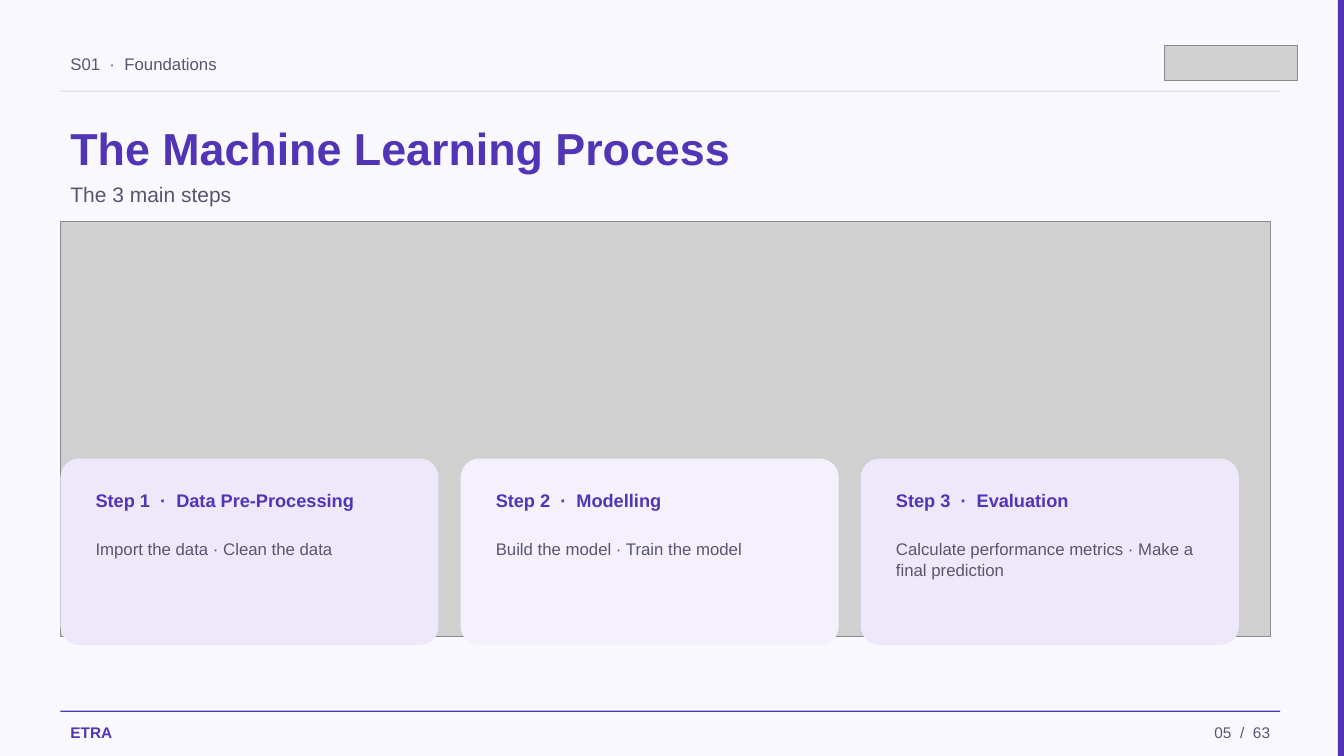
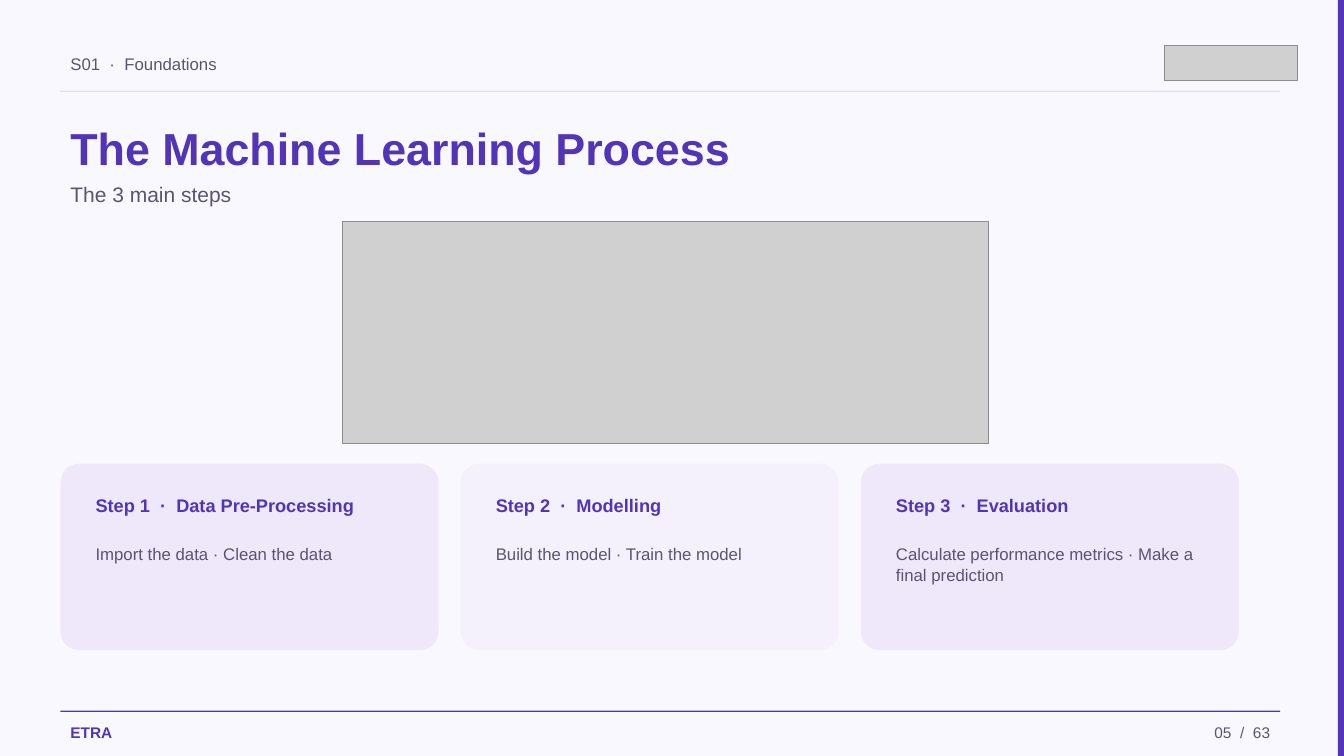
Before and after one commit to iksasa15/AI-ML, a slide deck: slide 5 of web-presentation/pdf-exports/Week1-Session1-Foundations.pptx. Drawn at 1344x756 pixels with LibreOffice and Linux fonts; fonts in the diff are those of the drawing; grey boxes stand for pictures. Boxes give left, top, right and bottom in pixels: in the first picture for what was removed or moved away, otherwise in the second. Text is boxed around its words. In the diff, an @@ line names an element or a change of style, - is before the commit and + after.

```diff
--- a/web-presentation/pdf-exports/Week1-Session1-Foundations.pptx
+++ b/web-presentation/pdf-exports/Week1-Session1-Foundations.pptx
@@ picture: place and size @@
-picture at bbox=[60, 222, 1270, 637]
+picture at bbox=[342, 222, 988, 444]
@@ 6 texts, 3 rounded rectangles: place and size @@
-6 texts, 3 rounded rectangles at bbox=[60, 459, 1239, 645]
+6 texts, 3 rounded rectangles at bbox=[60, 464, 1239, 650]
```
Also in this commit, not shown: 12 other slides changed, 2 other files.
